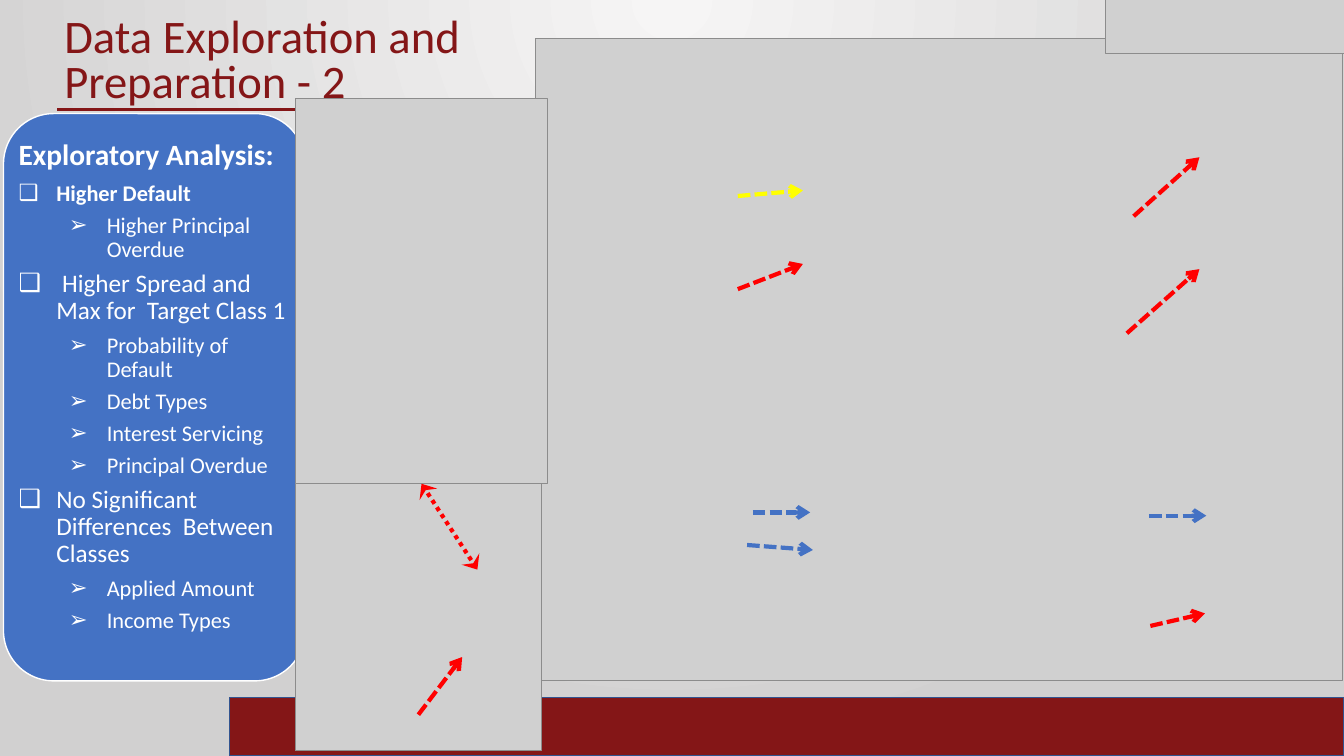
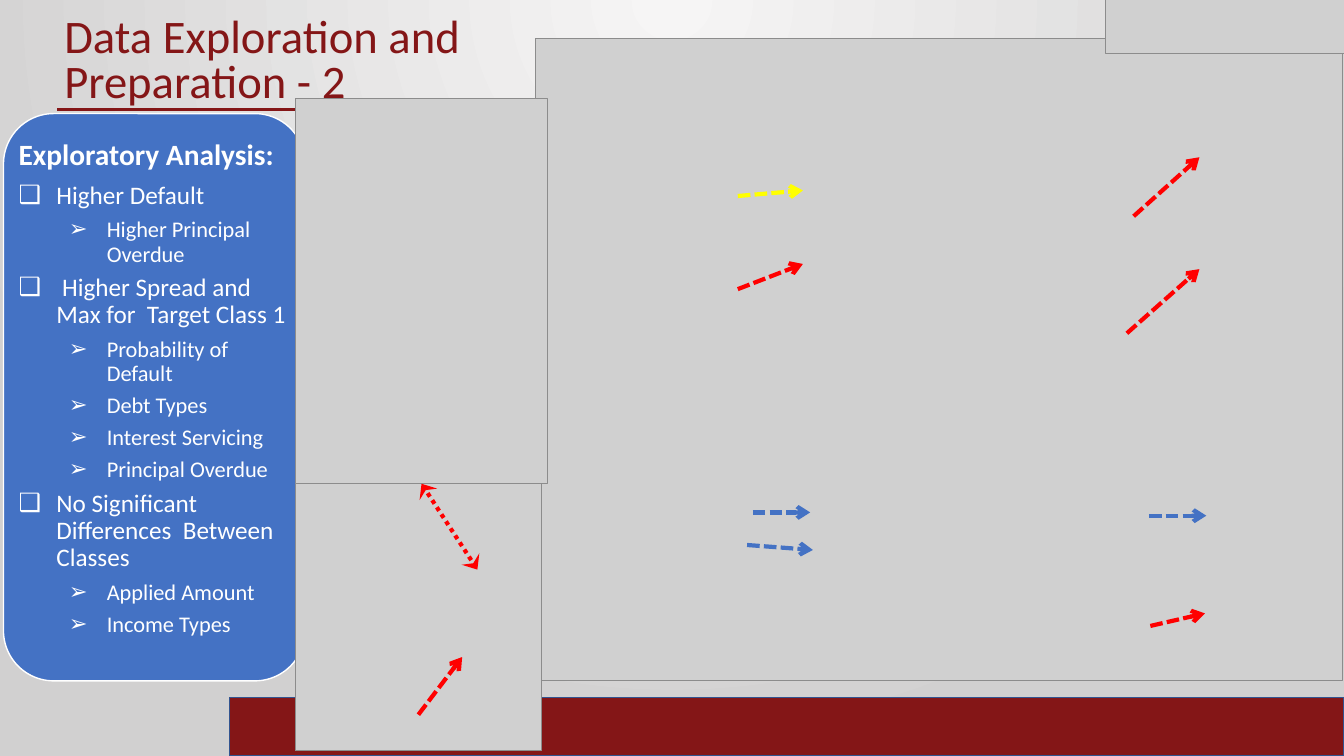
Before and after one commit to ramrao0102/DSA5900-Project, a slide deck: slide 5 of Ram_Rao_Final_Practicum.pptx. Drawn at 1344x756 pixels with LibreOffice and Linux fonts; fonts in the diff are those of the drawing; grey boxes stand for pictures; background and template pictures are left out. Boxes give left, top, right and bottom in pixels: in the first picture for what was removed or moved away, otherwise in the second. Text is boxed around its words. In the diff, an @@ line names an element or a change of style, - is before the commit and + after.

```diff
--- a/Ram_Rao_Final_Practicum.pptx
+++ b/Ram_Rao_Final_Practicum.pptx
@@ text at [56,186,204,209]: size 16 to 18 pt, bold off in "Higher Default" @@
```
Also in this commit, not shown: 4 other slides changed, 1 other file.
